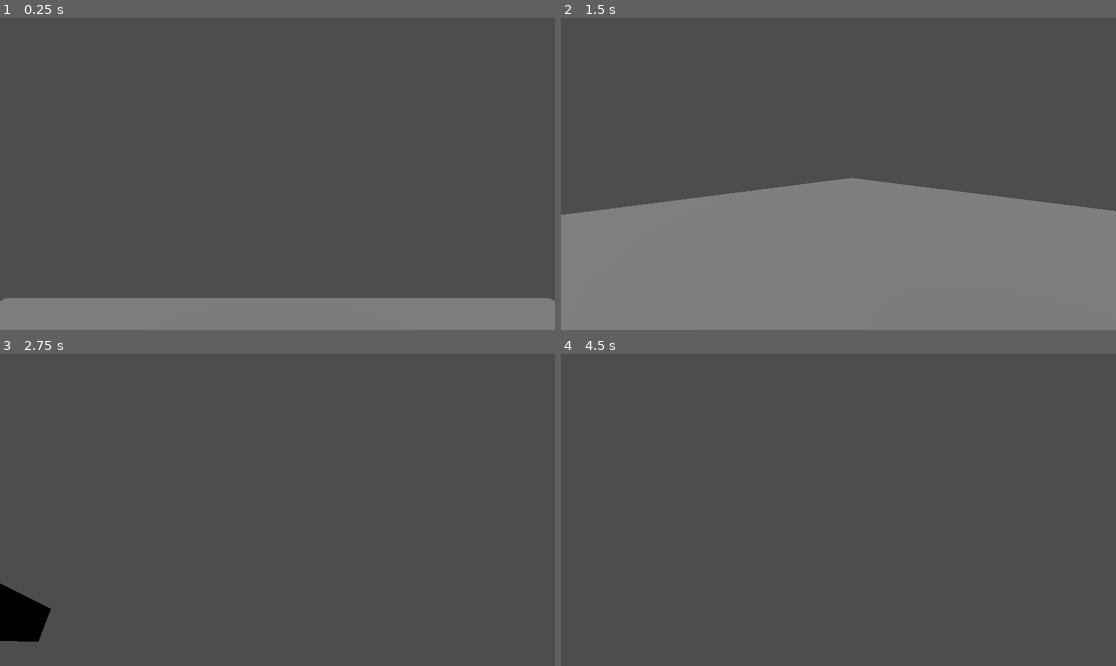
Above: before the commit, frames 1-4 (two rows, left to right).
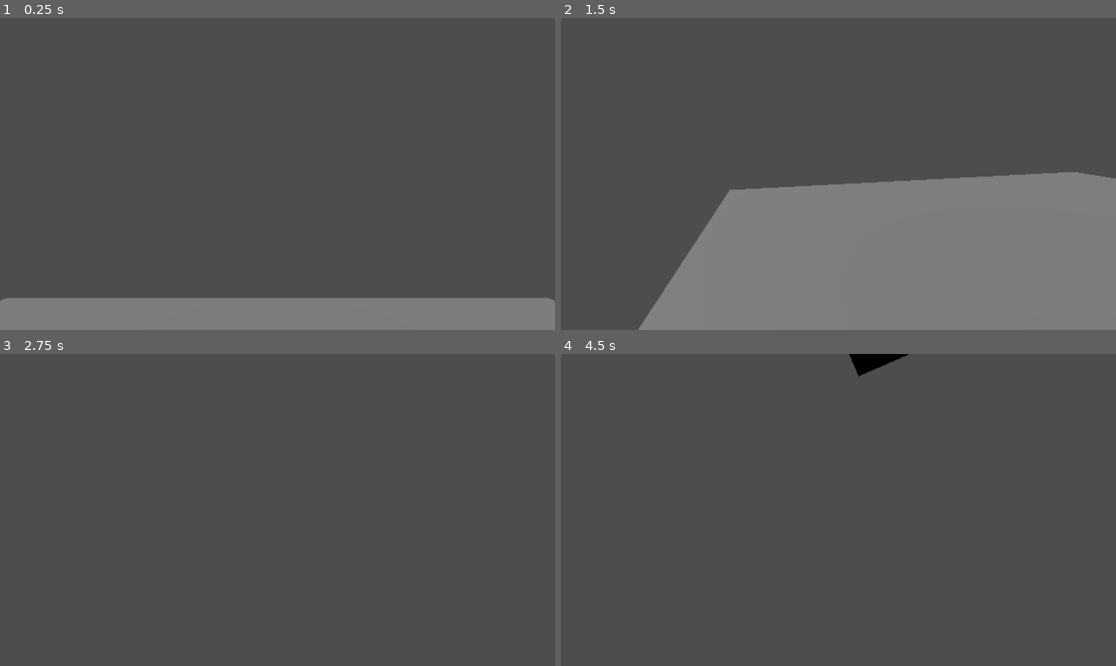
Above: after the commit, the same moments.

Repository: nonya123456/spectre
Game: Godot game, scene res://game/main.tscn
Same seed, same stepped clock (60 frames per second), same inputs: the game is played once before the commit and once after it.
Inputs (mouse positions are in pixels of both pictures, inside the frame that each line leads up to):
- Up to frame 1 (0.25 s): no input
- Up to frame 2 (1.5 s): move the mouse to (960, 158) at 0.52 s; hold D (move_right) 0.53-1.28 s; move the mouse to (727, 189) at 1.27 s; hold S (move_back) from 1.28 s (still down)
- Up to frame 3 (2.75 s): move the mouse to (333, 441) at 2.02 s; release S (move_back) at 2.03 s; hold D (move_right) from 2.03 s (still down)
- Up to frame 4 (4.5 s): move the mouse to (810, 572) at 2.77 s; release D (move_right) at 2.78 s; hold W (move_forward) 2.78-3.53 s; tap Enter at 3.5 s; move the mouse to (1005, 556) at 3.52 s; hold A (move_left) from 3.53 s (still down); tap Space at 4.25 s; move the mouse to (672, 463) at 4.27 s

The runs differ from the first frame. In frame 1, less than 0.1% of the frame differs, in the area x 0-100%, y 89-91%; in frame 2, 11%, in the area x 0-100%, y 49-100%; in frame 3, 1.2%; in frame 4, 0.4%.

Commit message:
feat: lower resolution

Diff:
--- a/game/main.gd
+++ b/game/main.gd
@@ -7,6 +7,6 @@
 
 func _notification(what: int) -> void:
     if what == NOTIFICATION_APPLICATION_FOCUS_IN:
-        Input.set_mouse_mode(Input.MOUSE_MODE_HIDDEN)
+        Input.set_mouse_mode(Input.MOUSE_MODE_CAPTURED)
     elif what == NOTIFICATION_APPLICATION_FOCUS_OUT:
         Input.set_mouse_mode(Input.MOUSE_MODE_VISIBLE)
--- a/game/main.tscn
+++ b/game/main.tscn
@@ -6,4 +6,15 @@
 [node name="Main" type="Node"]
 script = ExtResource("1_oa506")
 
-[node name="GameWorld" parent="." instance=ExtResource("2_xtpaf")]
+[node name="CanvasLayer" type="CanvasLayer" parent="."]
+
+[node name="SubViewportContainer" type="SubViewportContainer" parent="CanvasLayer"]
+offset_right = 1920.0
+offset_bottom = 1080.0
+stretch = true
+stretch_shrink = 3
+
+[node name="SubViewport" type="SubViewport" parent="CanvasLayer/SubViewportContainer"]
+size = Vector2i(640, 360)
+
+[node name="GameWorld" parent="CanvasLayer/SubViewportContainer/SubViewport" instance=ExtResource("2_xtpaf")]
--- a/project.godot
+++ b/project.godot
@@ -14,6 +14,12 @@
 run/main_scene="uid://bmxxso671upoa"
 config/features=PackedStringArray("4.4", "Forward Plus")
 config/icon="res://icon.svg"
+
+[display]
+
+window/size/viewport_width=1920
+window/size/viewport_height=1080
+window/size/resizable=false
 
 [input]
 
